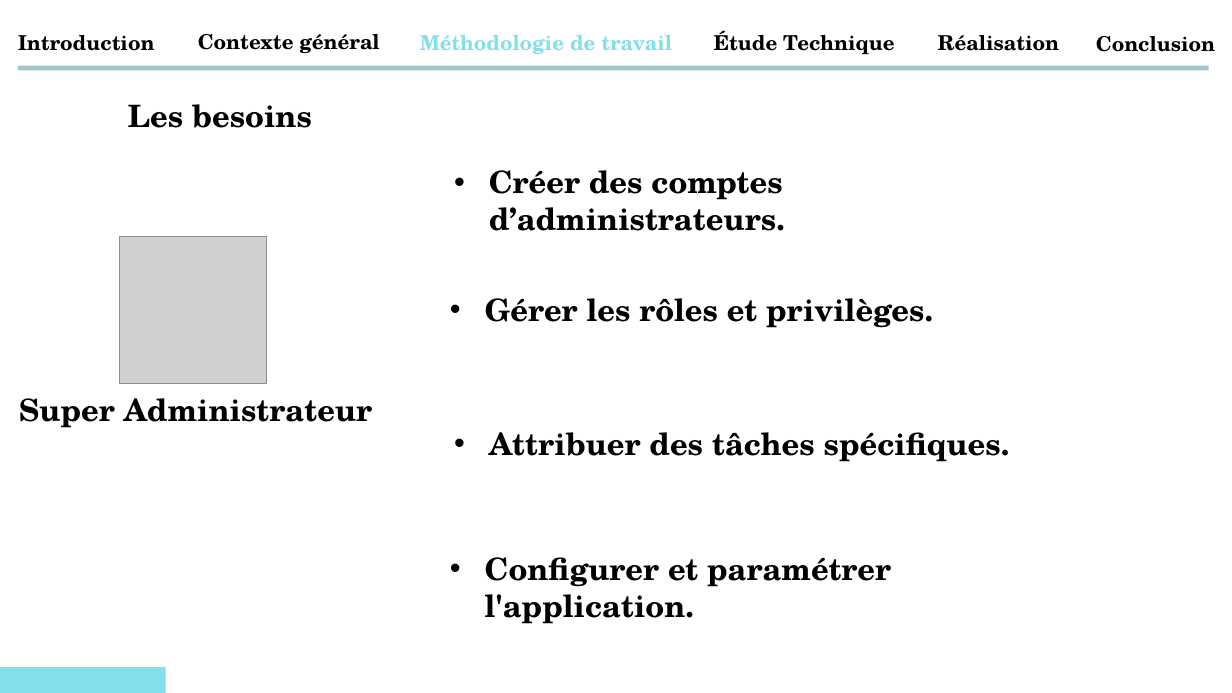
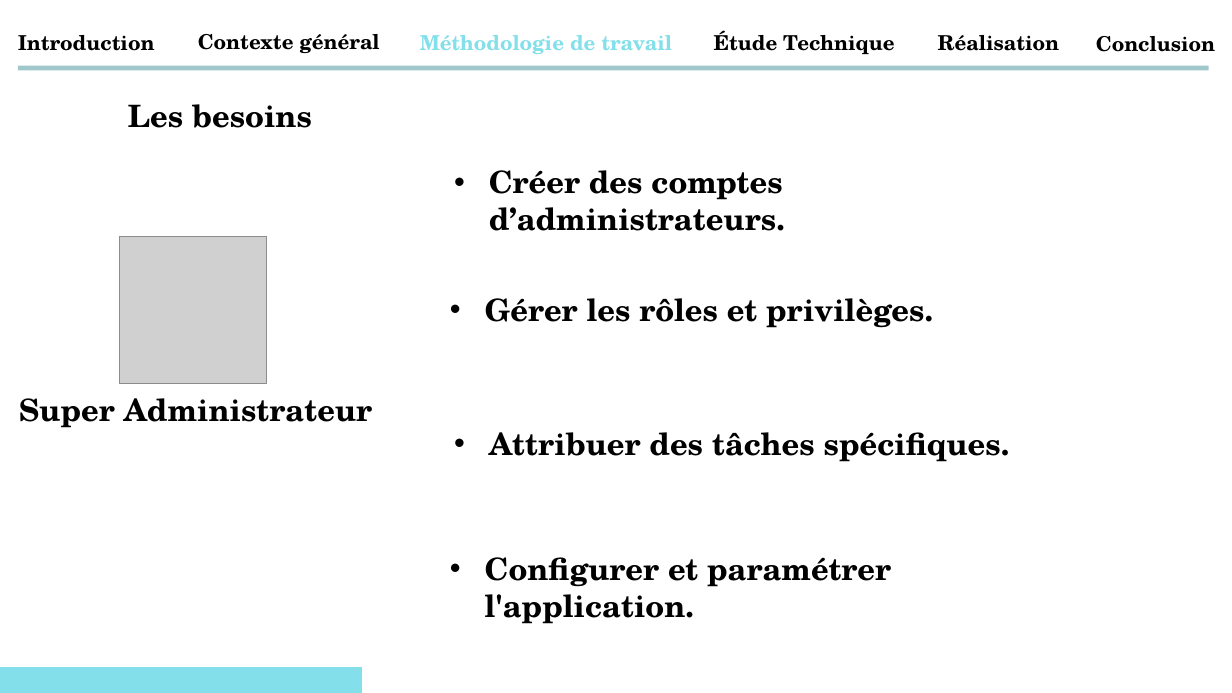
Before and after one commit to abdessamadtanafaat/AdminDashboard, a slide deck: slide 10 of PRESENTATION PFA/Presentatin PFA .pptx (slide 11 before the commit). Drawn at 1232x693 pixels with LibreOffice and Linux fonts; fonts in the diff are those of the drawing; grey boxes stand for pictures. Boxes give left, top, right and bottom in pixels: in the first picture for what was removed or moved away, otherwise in the second. Text is boxed around its words. In the diff, an @@ line names an element or a change of style, - is before the commit and + after.

```diff
--- a/PRESENTATION PFA/Presentatin PFA .pptx
+++ b/PRESENTATION PFA/Presentatin PFA .pptx
@@ rectangle: place and size @@
-rectangle at [0,666,165,693]
+rectangle at [0,666,362,693]
@@ rectangle added at [142,666,178,693], fill #83DFE9 @@
@@ rectangle added at [177,666,213,693], fill #83DFE9 @@
@@ rectangle added at [213,666,250,693], fill #83DFE9 @@
@@ rectangle added at [249,666,285,693], fill #83DFE9 @@
@@ rectangle added at [285,666,321,693], fill #83DFE9 @@
```
Also in this commit, not shown: 24 other slides changed, 13 slides added.
